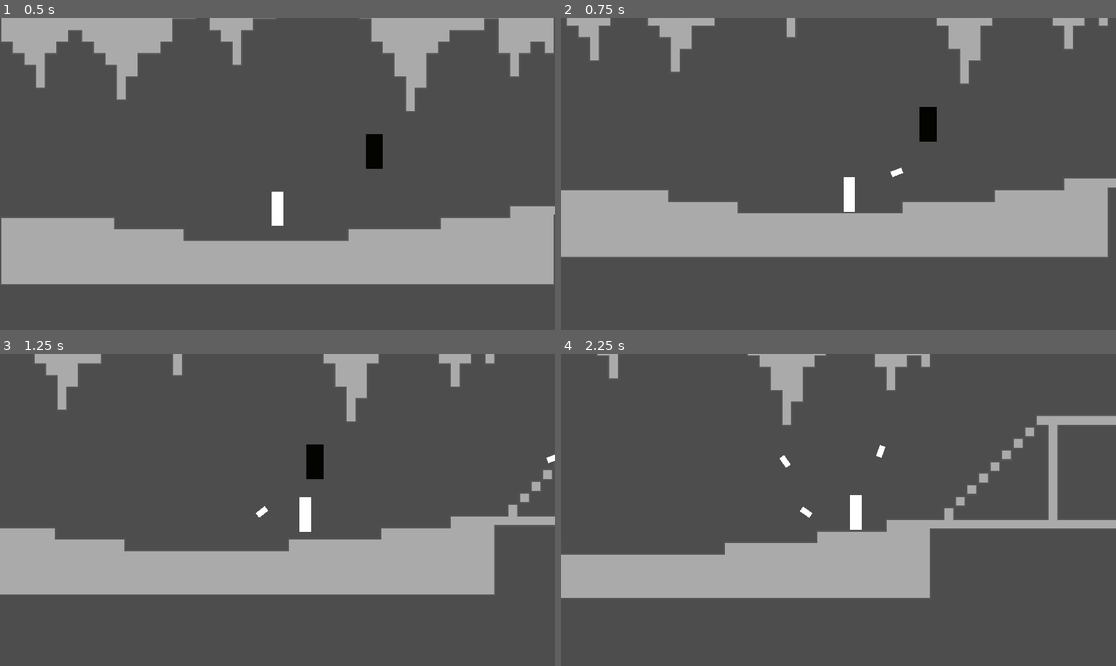
Above: before the commit, frames 1-4 (two rows, left to right).
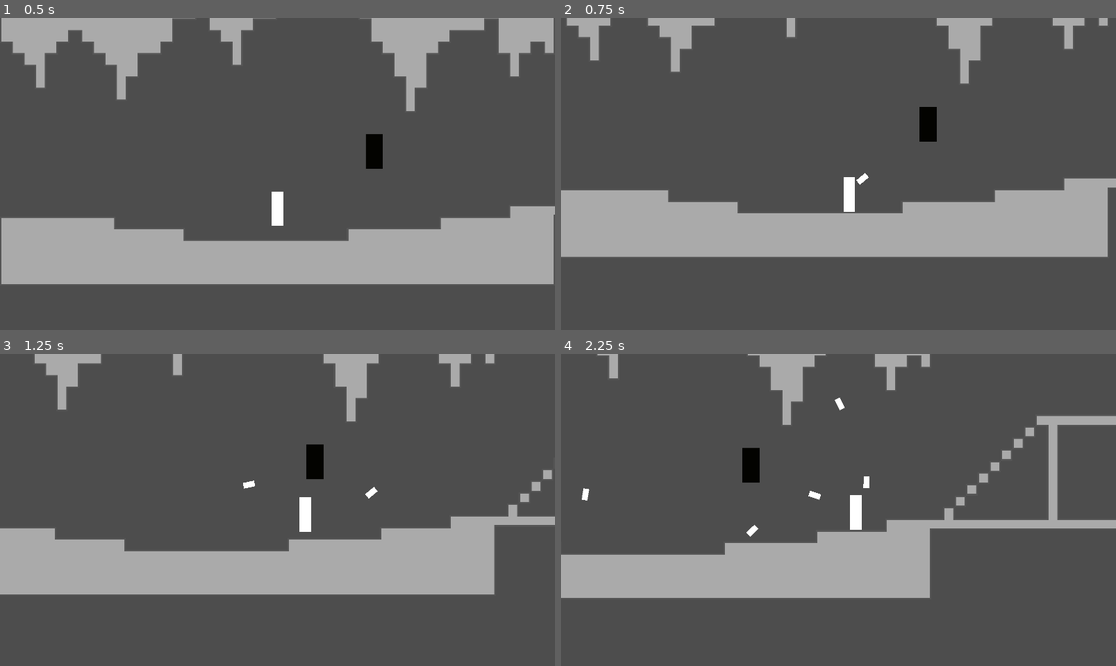
Above: after the commit, the same moments.

Repository: Crafter549/Action-Game-Hackathon
Game: Godot game, scene res://main.tscn
Same seed, same stepped clock (60 frames per second), same inputs: the game is played once before the commit and once after it.
Inputs (mouse positions are in pixels of both pictures, inside the frame that each line leads up to):
- Up to frame 1 (0.5 s): no input
- Up to frame 2 (0.75 s): move the mouse to (960, 158) at 0.52 s; hold D (move_right) from 0.53 s (still down); click (960, 158) at 0.6 s
- Up to frame 3 (1.25 s): keep holding D (move_right); tap W (jump) at 0.77 s
- Up to frame 4 (2.25 s): move the mouse to (727, 525) at 1.27 s; click (727, 525) at 1.35 s; tap W (jump) at 1.52 s; move the mouse to (894, 441) at 2.02 s; release D (move_right) at 2.03 s; hold A (move_left) from 2.03 s (still down); click (894, 441) at 2.1 s

Frame 1 is identical in both runs. In frame 2, less than 0.1% of the frame differs, in the area x 53-62%, y 47-54%; in frame 3, 0.1%; in frame 4, 0.7%, in the area x 3-59%, y 14-59%.

Commit message:
Weaker bullet shots

Diff:
--- a/action-game-hackathon/enemy.gd
+++ b/action-game-hackathon/enemy.gd
@@ -6,8 +6,8 @@
 	var bullet = bullet_scene.instantiate()
 
 	bullet.position = get_parent().get_child(2).position
-	bullet.linear_velocity = (get_parent().get_child(1).position-bullet.position).normalized()*1000
-	bullet.linear_velocity = bullet.linear_velocity.rotated(randf_range(-PI/4,PI/4))
+	bullet.linear_velocity = (get_parent().get_child(1).position - bullet.position + Vector2(0, -100)).normalized() * 1000
+	bullet.linear_velocity = bullet.linear_velocity.rotated(randf_range(-PI/4, PI/4))
 
 	bullet.rotation = bullet.linear_velocity.angle()
 
--- a/action-game-hackathon/main.gd
+++ b/action-game-hackathon/main.gd
@@ -7,9 +7,9 @@
 		var bullet = bullet_scene.instantiate()
 
 		bullet.position = $Player.position
-		bullet.linear_velocity = (get_viewport().get_mouse_position() + $Camera.position - Vector2(960, 540) - bullet.position).normalized() * 2000
+		bullet.linear_velocity = (get_viewport().get_mouse_position() + $Camera.position - Vector2(960, 540) - bullet.position + Vector2(0, -100)).normalized() * 1000
 
-		bullet.rotation = bullet.linear_velocity.angle()
+		bullet.rotation = (bullet.linear_velocity - $Player.velocity).angle()
 
 		add_child(bullet)
 
